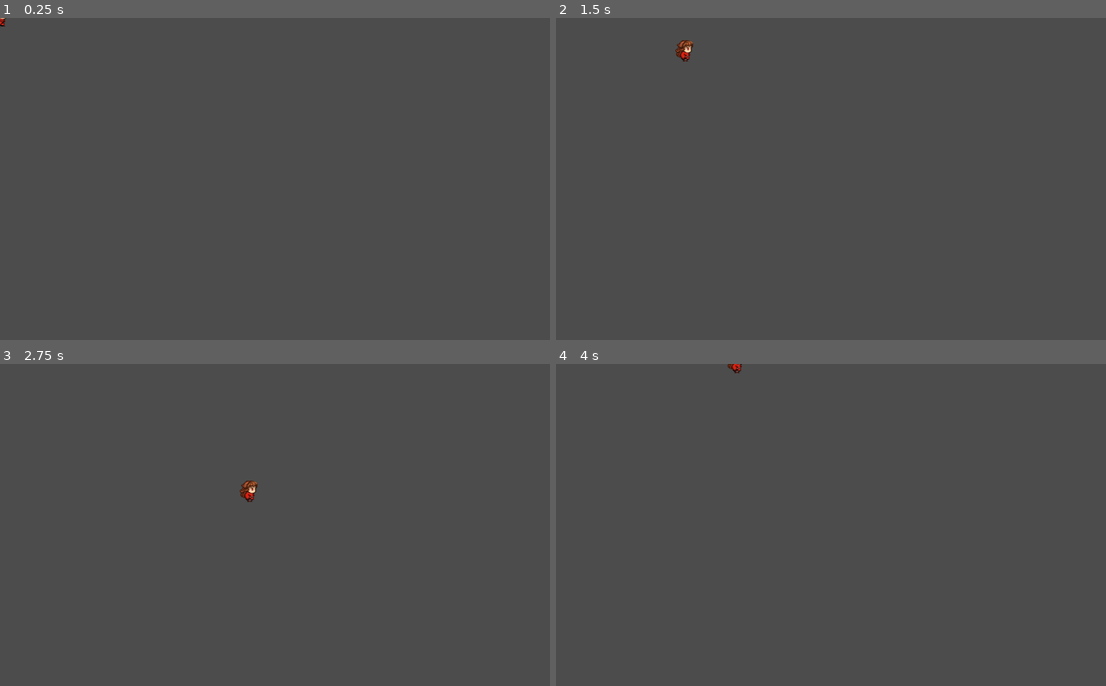
Above: before the commit, frames 1-4 (two rows, left to right).
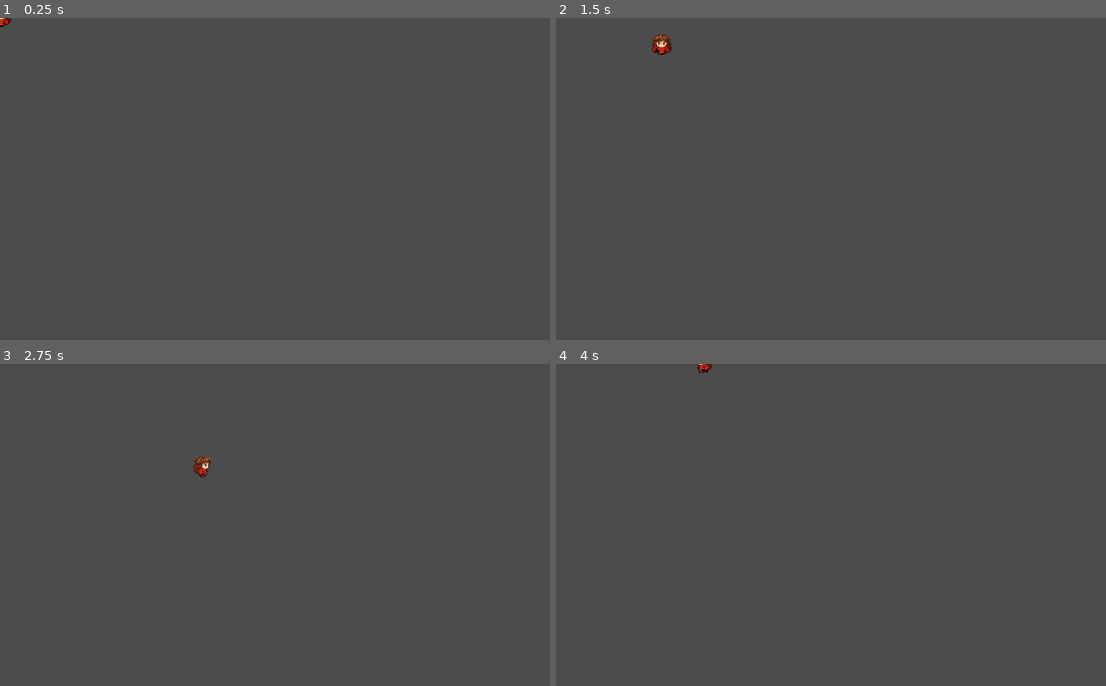
Above: after the commit, the same moments.

Repository: agnuss7/2DGame
Game: Godot game, scene res://Scene.tscn
Two runs of this game, one before a commit and one after it. Both use one fixed random seed, a clock stepped at 60 frames per second and the inputs below.
Inputs:
- Up to frame 1 (0.25 s): no input
- Up to frame 2 (1.5 s): tap Enter at 0.5 s; hold D (right) 0.53-1.28 s; hold S (down) from 1.28 s (still down)
- Up to frame 3 (2.75 s): release S (down) at 2.03 s; hold D (right) from 2.03 s (still down)
- Up to frame 4 (4 s): release D (right) at 2.78 s; hold W (up) 2.78-3.53 s; hold A (left) from 3.53 s (still down)

The runs differ from the first frame. In frame 1, less than 0.1% of the frame differs, in the area x 0-2%, y 0-3%; in frame 2, 0.3%, in the area x 17-25%, y 5-14%; in frame 3, 0.3%; in frame 4, 0.1%.

Commit message:
player movement and flipping

Diff:
--- a/Scene.tscn
+++ b/Scene.tscn
@@ -21,7 +21,6 @@
 texture = ExtResource( 1 )
 vframes = 4
 hframes = 3
-frame = 6
 
 [node name="CollisionShape2D" type="CollisionShape2D" parent="KinematicBody2D"]
 shape = SubResource( 1 )
--- a/animations/walkingDown.tres
+++ b/animations/walkingDown.tres
@@ -11,7 +11,7 @@
 tracks/0/imported = false
 tracks/0/enabled = true
 tracks/0/keys = {
-"times": PoolRealArray( -0.2, 0.2, 0.6, 1 ),
+"times": PoolRealArray( 0, 0.4, 0.8, 1.2 ),
 "transitions": PoolRealArray( 1, 1, 1, 1 ),
 "update": 1,
 "values": [ 0, 1, 2, 1 ]
--- a/animations/walkingLeft.tres
+++ b/animations/walkingLeft.tres
@@ -7,7 +7,7 @@
 tracks/0/type = "value"
 tracks/0/path = NodePath("Sprite:frame")
 tracks/0/interp = 1
-tracks/0/loop_wrap = true
+tracks/0/loop_wrap = false
 tracks/0/imported = false
 tracks/0/enabled = true
 tracks/0/keys = {
--- a/char_movement.gd
+++ b/char_movement.gd
@@ -1,27 +1,52 @@
 extends KinematicBody2D
 
-export (int) var speed = 80
+export (int) var speed = 65
 
 var velocity = Vector2()
+enum pose {
+	right,
+	left,
+	up,
+	down
+}
+var current_h=pose.right
+var current=pose.right
 
 func get_input():
 	velocity = Vector2()
 	if Input.is_action_pressed('right'):
 		velocity.x += 1
+		if current_h==pose.left:
+			$Sprite.flip_h=0
+		current_h=pose.right
+		current=pose.right
 	if Input.is_action_pressed('left'):
 		velocity.x -= 1
+		if current_h == pose.right:
+			$Sprite.flip_h=1
+		current_h=pose.left
+		current=pose.left
 	if Input.is_action_pressed('down'):
 		velocity.y += 1
+		current=pose.down
 	if Input.is_action_pressed('up'):
 		velocity.y -= 1
+		current=pose.up
 	velocity = velocity.normalized() * speed
+
+
+func animations():
+	if Input.is_action_pressed("right") or Input.is_action_pressed("left"):
+		$AnimationPlayer.play("walkingRight",-1,2.0)
+	elif Input.is_action_pressed("down"):
+		$AnimationPlayer.play("walkingDown",-1,2.0)
+	elif Input.is_action_pressed("up"):
+		$AnimationPlayer.play("walkingUp",-1,2.0)
+	else:
+		$AnimationPlayer.stop()
+
 
 func _physics_process(delta):
 	get_input()
 	velocity = move_and_slide(velocity)
-
-func _process(delta):
-	if Input.is_action_pressed("right"):
-		$AnimationPlayer.play("walkingRight")
-	else:
-		$AnimationPlayer.stop()
+	animations()
